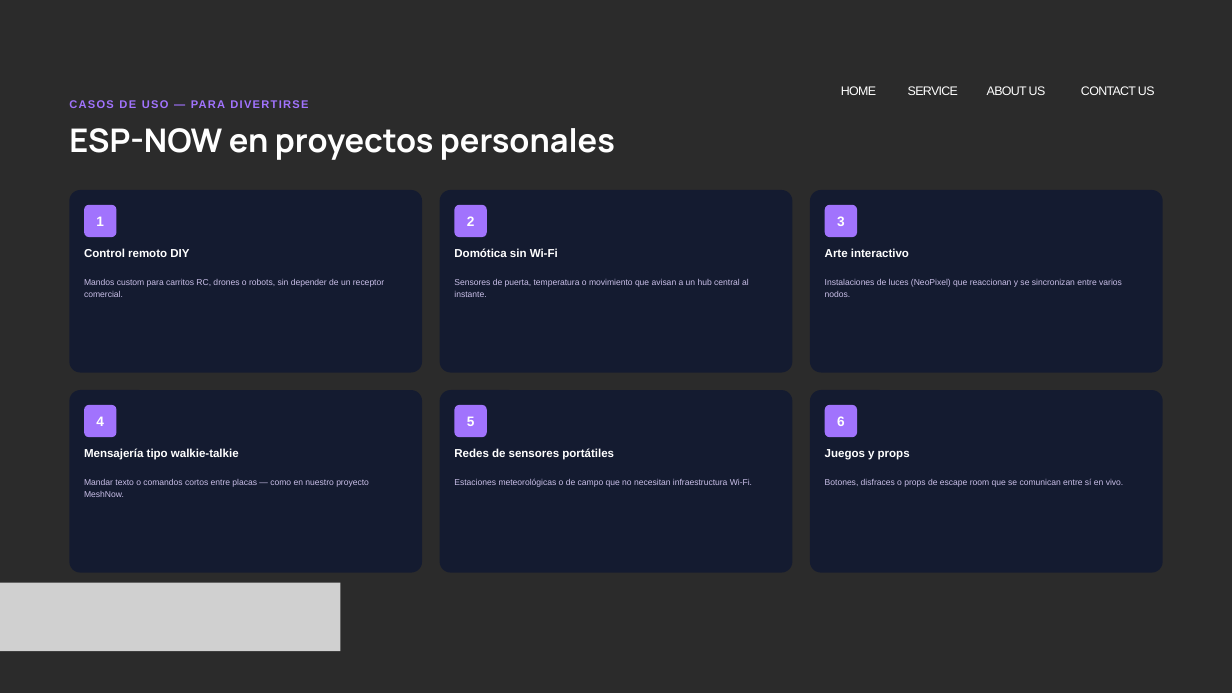
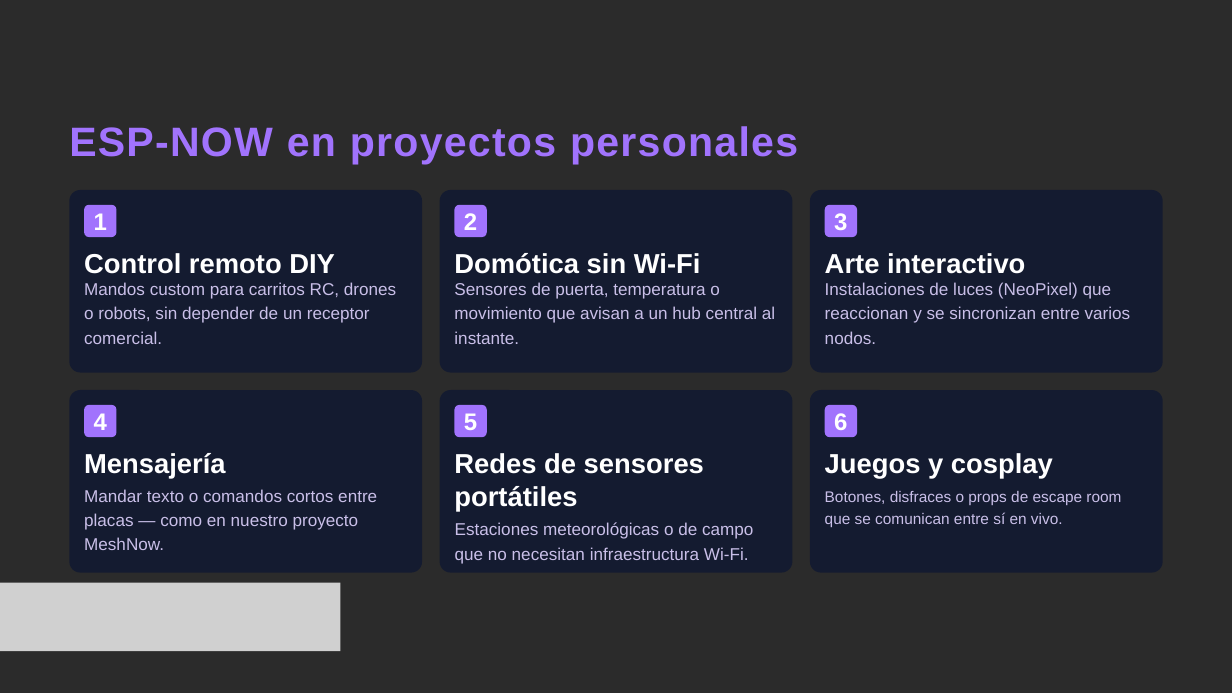
Before and after one commit to PabloJLM/ESPNOW-en-accion, a slide deck: slide 8 of Presentacion ESP NOW.pptx (slide 7 before the commit). Drawn at 1232x693 pixels with LibreOffice and Linux fonts; fonts in the diff are those of the drawing; grey boxes stand for pictures; background and template pictures are left out; a plain dark background stands for a picture behind light text. Boxes give left, top, right and bottom in pixels: in the first picture for what was removed or moved away, otherwise in the second. Text is boxed around its words. In the diff, an @@ line names an element or a change of style, - is before the commit and + after.

```diff
--- a/Presentacion ESP NOW.pptx
+++ b/Presentacion ESP NOW.pptx
@@ text removed at (841,86,876,95) @@
-  HOME
@@ text removed at (908,86,958,95) @@
-  SERVICE
@@ text removed at (987,86,1046,95) @@
-  ABOUT US
@@ text removed at (1081,86,1155,95) @@
-  CONTACT US
@@ text "ESP-NOW en proyectos personales" at (69,126,798,164): size 38 to 48 pt, font Manrope to Arial, text colour #FFFFFF to #A173FD, letter spacing 0 to 1.5 pt @@
@@ text removed at (69,98,675,115) @@
-CASOS DE USO — PARA DIVERTIRSE
@@ size 16 to 28 pt in 6 elements at (94,213,107,230), (464,213,477,230), (834,213,847,230), (94,413,107,430), (464,413,477,430), (834,413,847,430) @@
@@ size 13.5 to 32 pt in 4 elements at (84,253,335,274), (454,253,701,274), (825,253,1025,274), (454,453,704,511) @@
@@ text at (84,453,225,479): text changed; size 13.5 to 32 pt @@
-Mensajería tipo walkie-talkie
+Mensajería
@@ text at (825,453,1053,479): text changed; size 13.5 to 32 pt @@
-Juegos y props
+Juegos y cosplay
@@ text "Botones, disfraces o props de ...": place and size @@
-text "Botones, disfraces o props de ..." at (825,479,1124,487)
+text "Botones, disfraces o props de ..." at (825,491,1121,527)
@@ text "Botones, disfraces o props de ..." at (825,491,1121,527): size 10 to 18 pt @@
@@ size 10 to 20 pt in 5 elements at (84,282,396,344), (454,282,775,344), (825,282,1131,344), (84,489,377,550), (455,522,753,564) @@
@@ text "Estaciones meteorológicas o de campo ...": place and size @@
-text "Estaciones meteorológicas o de campo ..." at (454,479,752,487)
+text "Estaciones meteorológicas o de campo ..." at (455,522,753,564)
```
Also in this commit, not shown: 12 other slides changed, 5 slides added, 4 slides removed, 1 other file.
